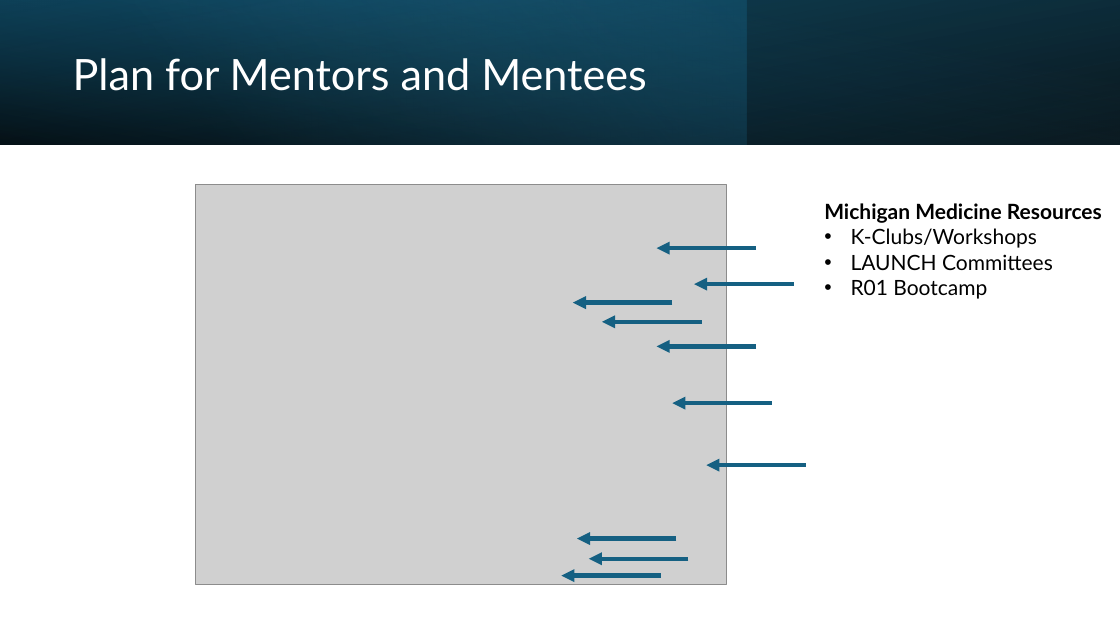
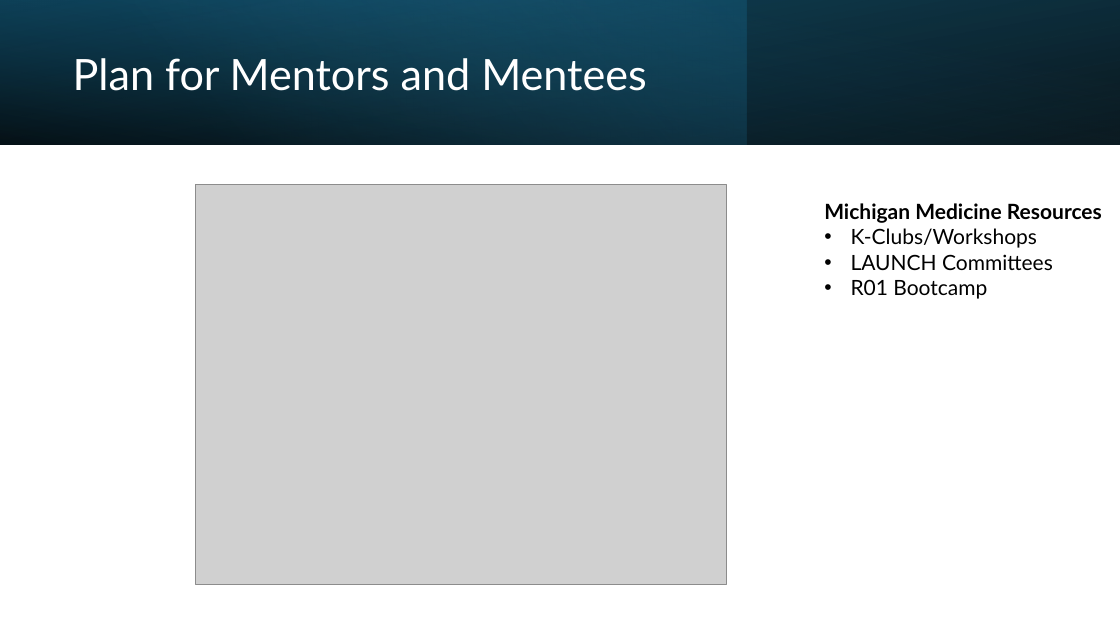
Before and after one commit to BridgesLab/FellowshipWorkshopDocuments, a slide deck: slide 7 of Documents/Slides/CDI IAC 2025-06-25.pptx (slide 6 before the commit). Drawn at 1120x630 pixels with LibreOffice and Linux fonts; fonts in the diff are those of the drawing; grey boxes stand for pictures. Boxes give left, top, right and bottom in pixels: in the first picture for what was removed or moved away, otherwise in the second. Text is boxed around its words. In the diff, an @@ line names an element or a change of style, - is before the commit and + after.

Commit message:
Updated presentations

```diff
--- a/Documents/Slides/CDI IAC 2025-06-25.pptx
+++ b/Documents/Slides/CDI IAC 2025-06-25.pptx
@@ arrow removed from (756, 248) to (657, 248) @@
@@ arrow removed from (794, 284) to (694, 284) @@
@@ arrow removed from (672, 302) to (573, 302) @@
@@ arrow removed from (702, 322) to (602, 322) @@
@@ arrow removed from (756, 346) to (657, 346) @@
@@ arrow removed from (772, 403) to (672, 403) @@
@@ arrow removed from (806, 465) to (707, 465) @@
@@ arrow removed from (676, 539) to (577, 539) @@
@@ arrow removed from (688, 559) to (589, 559) @@
@@ arrow removed from (661, 576) to (561, 576) @@
```
Also in this commit, not shown: 2 slides added, 1 other file.
